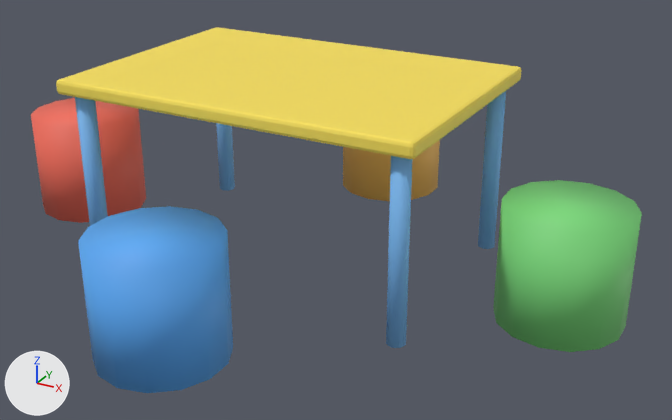
Renders of the glTF model dead-city/models/props/kids_table.glb from each side of a commit.
The view is the same before and after, from a 50 mm camera at (1.235, -2.021, 1.167) aimed at (0.118, 0.01, 0.151). Arrows for +X, +Y and +Z are at lower left; the lights stay in place. The picture after the commit comes second. Vertices at exactly the same position are counted once.

Script lines for the objects in view, before the commit:
```python
me_cube = bpy.data.meshes.new('Cube')
me_cube.from_pydata(...)  # 232 vertices, 428 faces; spans x -0.91..0.91, y -0.76..0.76, z 0.0..0.52
# faces by material slot: [108, 112, 52, 52, 52, 52]
me_cube.materials.append(mat_kidstop)  # yellow #f9e159
me_cube.materials.append(mat_kidsleg)  # blue #7cbcf3
me_cube.materials.append(mat_stool0)  # red #f36c59
me_cube.materials.append(mat_stool1)  # green #7cda7c
me_cube.materials.append(mat_stool2)  # blue #59aaf3
me_cube.materials.append(mat_stool3)  # orange #f3bc59
ob_kids_table = bpy.data.objects.new('kids_table', me_cube)
ob_kids_table.location = (0.0, 0.0, 0.0)
```
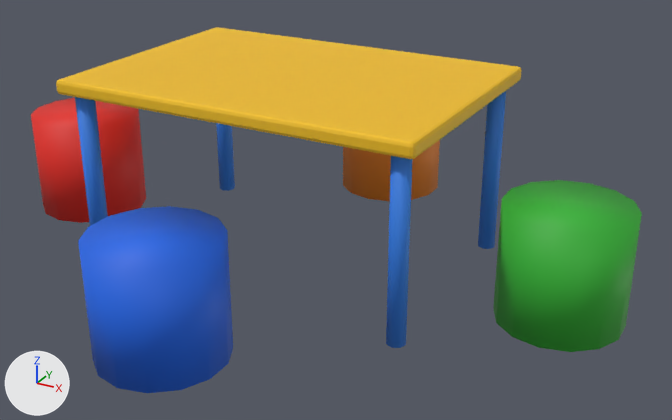
Location of each change, (x1, y1, x2, y2) in pixels of the pictures (672 x 420 px):
'kids_table', recoloured, surface changed (darker): (31, 27, 642, 393) in both
part 1 of me_cube, recoloured: (56, 27, 522, 159) in both
part 2 of me_cube, recoloured: (75, 91, 506, 348) in both
part 3 of me_cube, recoloured (darker): (31, 98, 146, 223) in both
part 4 of me_cube, recoloured (darker): (493, 180, 642, 352) in both
part 5 of me_cube, recoloured (darker): (78, 206, 233, 393) in both
part 6 of me_cube, recoloured (darker): (343, 140, 440, 201) in both
part 7 of me_cube, surface changed (darker): (31, 27, 642, 393) in both

The change, as a diff of the scene's bpy script:
```diff
--- a/dead-city/models/props/kids_table.glb.py
+++ b/dead-city/models/props/kids_table.glb.py
@@ img_palette_kids_table @@
+img_palette_kids_table = load_image('Palette_kids_table', '_unpacked/Palette_kids_table', 24, 24, 'sRGB')
@@ mat_kids_table_matte_0_0 @@
+mat_kids_table_matte_0_0 = principled_material('kids_table_matte_0.0')
+mat_kids_table_matte_0_0.texture = img_palette_kids_table
+mat_kids_table_matte_0_0.roughness = 0.6
@@ me_cube @@
 me_cube.from_pydata(...)  # 232 vertices, 428 faces; spans x -0.91..0.91, y -0.76..0.76, z 0.0..0.52
 # used by ob_kids_table; location = (0.0, 0.0, 0.0)
+# me_cube part 1: all 108 faces that had it switch from mat_kidstop (yellow #f9e159) to mat_kids_table_matte_0_0 (picture img_palette_kids_table)
+# me_cube part 2: all 112 faces that had it switch from mat_kidsleg (blue #7cbcf3) to mat_kids_table_matte_0_0 (picture img_palette_kids_table)
+# me_cube part 3: all 52 faces that had it switch from mat_stool0 (red #f36c59) to mat_kids_table_matte_0_0 (picture img_palette_kids_table)
+# me_cube part 4: all 52 faces that had it switch from mat_stool1 (green #7cda7c) to mat_kids_table_matte_0_0 (picture img_palette_kids_table)
+# me_cube part 5: all 52 faces that had it switch from mat_stool2 (blue #59aaf3) to mat_kids_table_matte_0_0 (picture img_palette_kids_table)
+# me_cube part 6: all 52 faces that had it switch from mat_stool3 (orange #f3bc59) to mat_kids_table_matte_0_0 (picture img_palette_kids_table)
+# me_cube part 7: texture (UV) coordinates of 428 of 428 faces, centred in x -0.91..0.91, y -0.75..0.75, z 0.0..0.52, changed; they spanned u 0.0..1.0, v 0.0..1.0 and now span u 0.17..0.83, v 0.17..0.5
```
